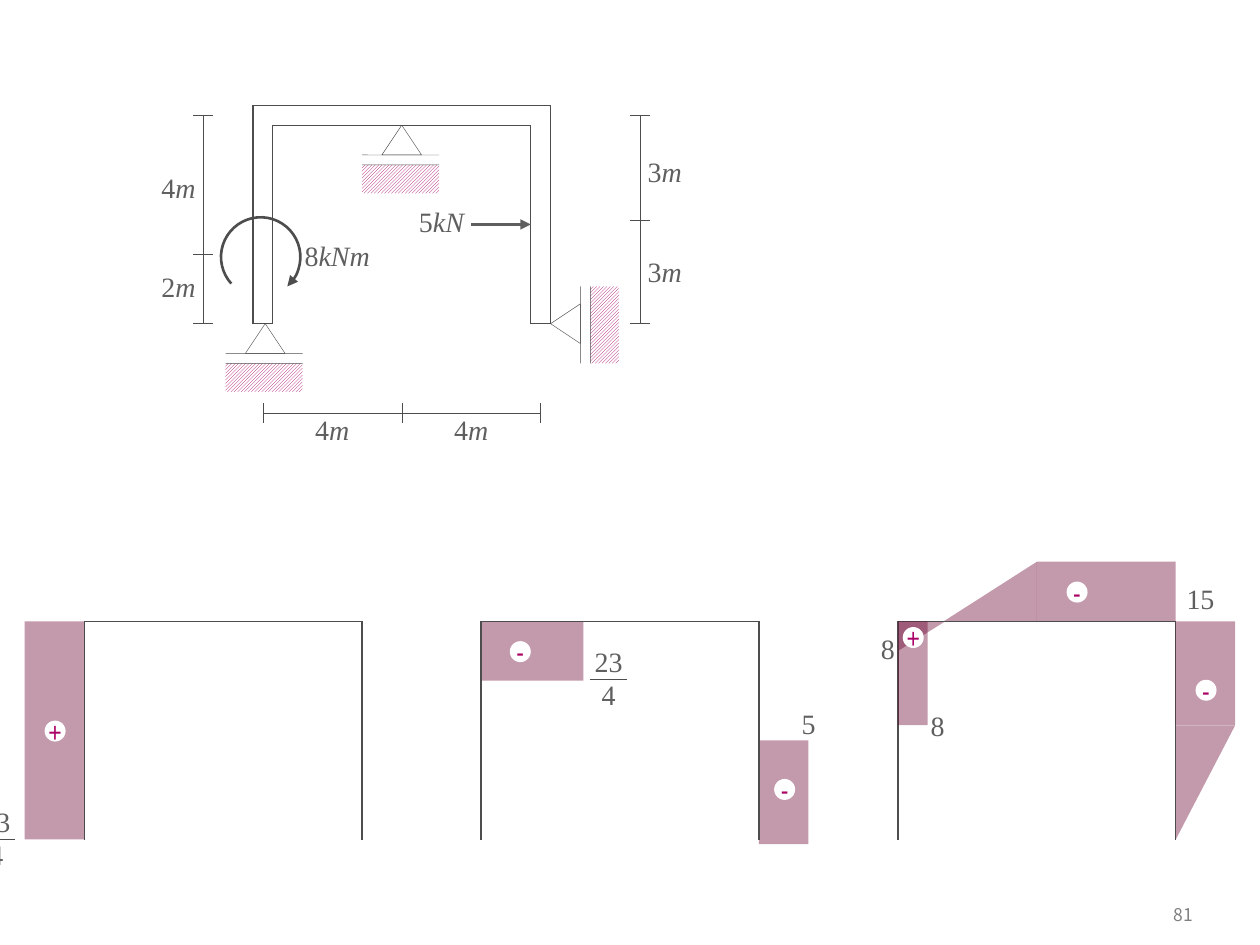
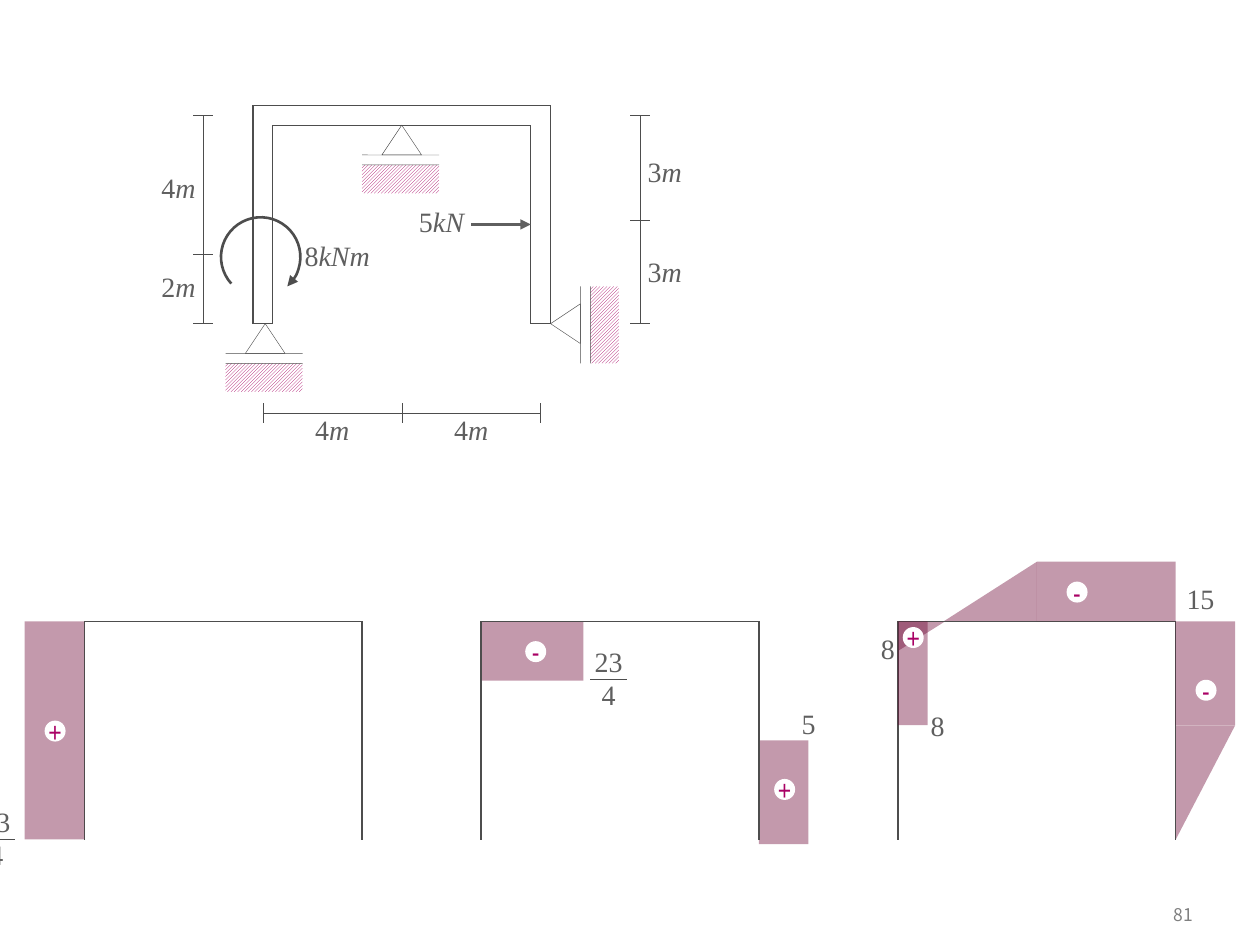
Before and after one commit to ironbell87/structural_mechanics_II, a slide deck: slide 81 of figures.pptx. Drawn at 1260x945 pixels with LibreOffice and Linux fonts; fonts in the diff are those of the drawing. Boxes give left, top, right and bottom in pixels: in the first picture for what was removed or moved away, otherwise in the second. Text is boxed around its words. In the diff, an @@ line names an element or a change of style, - is before the commit and + after.

```diff
--- a/figures.pptx
+++ b/figures.pptx
@@ ellipse "-" moved from (x1=510, y1=641, x2=532, y2=663) to (x1=525, y1=641, x2=547, y2=663) @@
@@ text in ellipse at (x1=774, y1=779, x2=795, y2=800): text changed @@
--
++
```
Also in this commit, not shown: 13 other slides changed, 18 other files.
